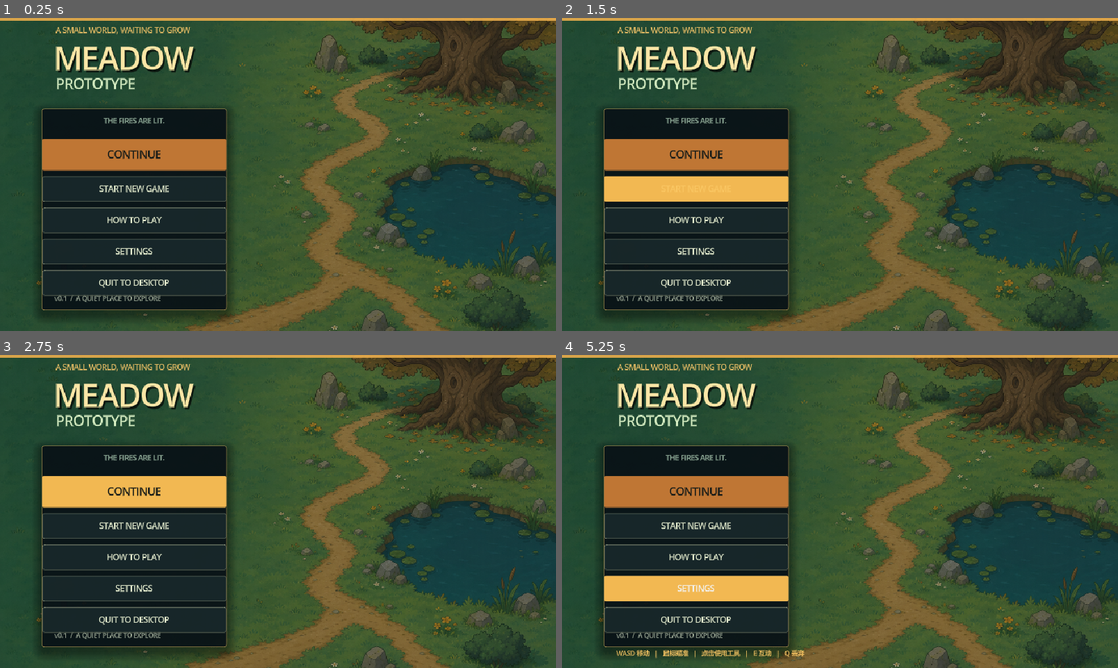
Above: before the commit, frames 1-4 (two rows, left to right).
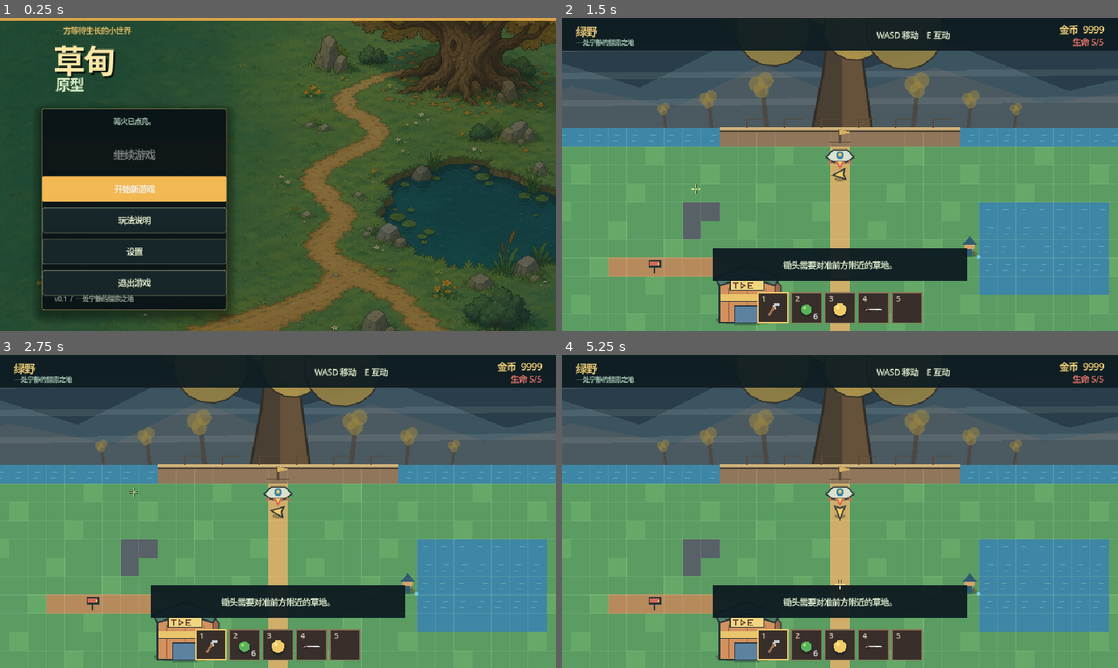
Above: after the commit, the same moments.

Repository: Neikos0493/Project_Grow
Game: Godot game, scene res://MainMenu.tscn
The game is run twice, just before and just after one commit, with the same random seed, the same clock (stepped at 60 frames per second) and the same inputs.
Inputs (mouse positions are in pixels of both pictures, inside the frame that each line leads up to):
- Up to frame 1 (0.25 s): no input
- Up to frame 2 (1.5 s): click "START NEW GAME" (after the commit: "开始新游戏") at 0.5 s; click (695, 190) at 1.25 s, where only the run before the commit has a clickable "START NEW GAME"
- Up to frame 3 (2.75 s): click (133, 492) at 2 s, where only the run before the commit has a clickable "CONTINUE"
- Up to frame 4 (5.25 s): click (695, 492) at 2.75 s, where only the run before the commit has a clickable "CONTINUE"; click (695, 558) at 3.5 s, where only the run before the commit has a clickable "HOW TO PLAY"; click (695, 589) at 4.25 s, where only the run before the commit has a clickable "SETTINGS"; click (840, 583) at 5 s, where only the run before the commit has a clickable "DONE"

The runs differ from the first frame. In frame 1, 9.1% of the frame differs, in the area x 7-41%, y 2-91%; in frame 2, 97%; in frame 3, 97%; in frame 4, 98%, in the area x 0-100%, y 0-100%.
Error before the commit: Parse Error: Could not resolve class "MeadowLakeMonster", because of a parser error. (res://scripts/game_state.gd:624)

Commit message:
Fix plant boss script errors

Diff:
--- a/scripts/lake_monster.gd
+++ b/scripts/lake_monster.gd
@@ -170,13 +170,19 @@
 		else:
 			_change_state("chase")
 
+func _grid_direction(direction: Vector2) -> Vector2:
+	if direction.length_squared() < 0.01:
+		return Vector2.RIGHT
+	if absf(direction.x) >= absf(direction.y):
+		return Vector2(signf(direction.x), 0.0)
+	return Vector2(0.0, signf(direction.y))
+
 func _begin_charge() -> void:
-	var offset := target.global_position - global_position
 	var offset := target.global_position - global_position
 	if offset.length_squared() < 0.01:
 		offset = facing
-	var map_offset := world.global_direction_to_map(offset).normalized()
-	var map_charge_direction := _grid_direction(map_offset)
+	var map_offset: Vector2 = world.global_direction_to_map(offset).normalized()
+	var map_charge_direction: Vector2 = _grid_direction(map_offset)
 	charge_direction = world.map_direction_to_global(map_charge_direction).normalized()
 	facing = charge_direction
 	var trigger_cell := world.world_to_cell(world.to_local(target.global_position))
--- a/scripts/saxaul_boss.gd
+++ b/scripts/saxaul_boss.gd
@@ -132,7 +132,7 @@
 	queue_redraw()
 
 func get_damage_number_position() -> Vector2:
-	return _root_position() + Vector2(0, -76)
+	return global_position + Vector2(0, -76)
 
 func take_damage(amount: int = 1) -> bool:
 	if dead or not mature or amount <= 0:
